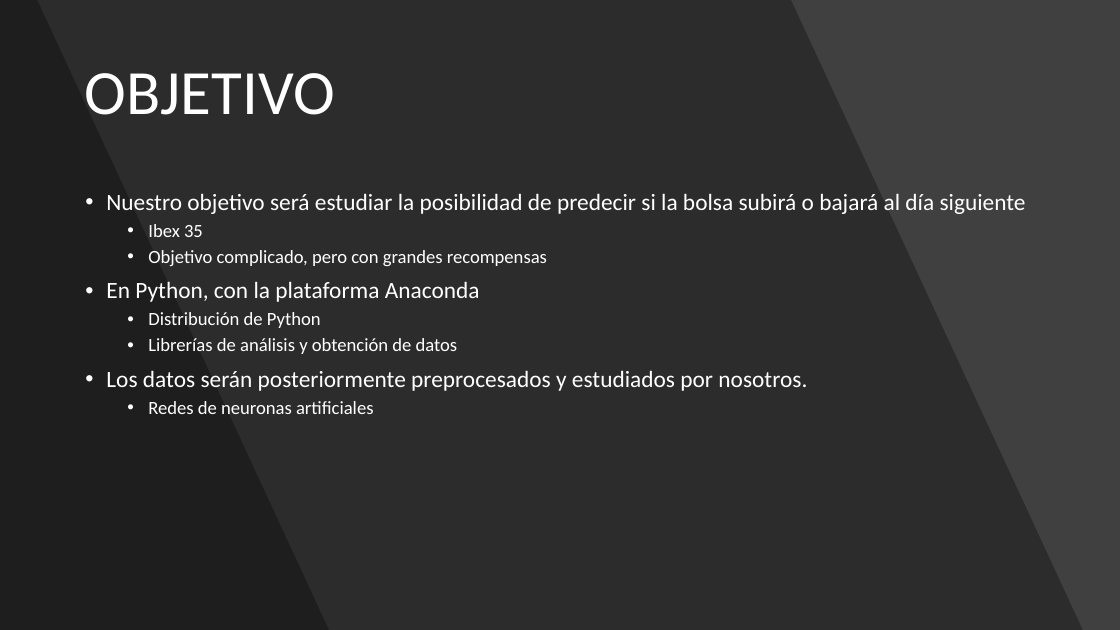
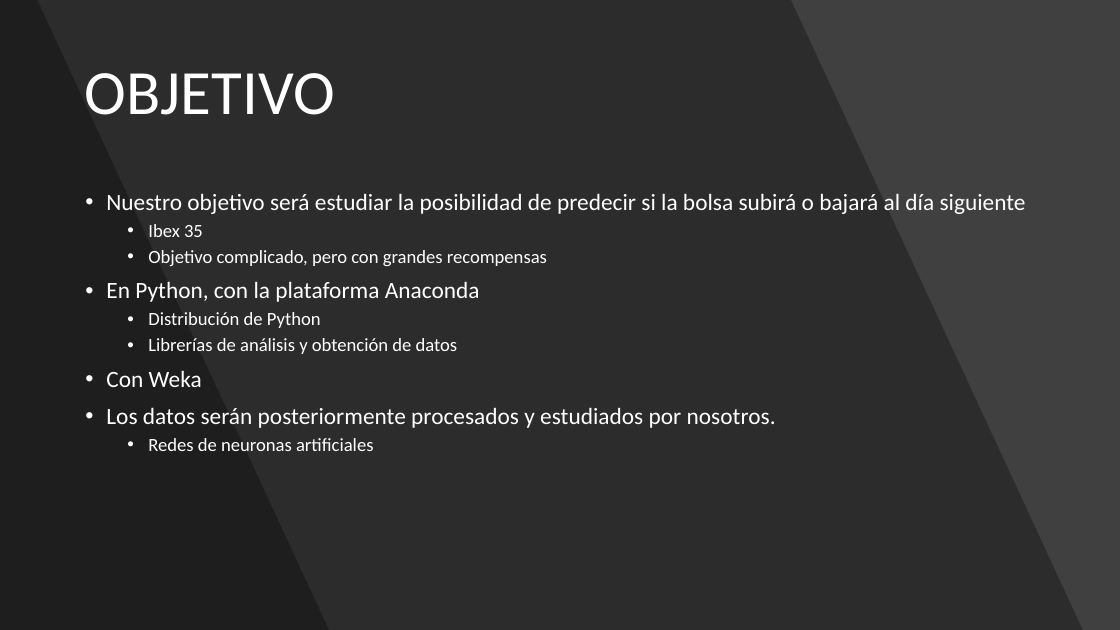
Before and after one commit to adrigrillo/IBEXPredictor, a slide deck: slide 3 of docs/PresentacionFinal.pptx (slide 2 before the commit). Drawn at 1120x630 pixels with LibreOffice and Linux fonts; fonts in the diff are those of the drawing. Boxes give left, top, right and bottom in pixels: in the first picture for what was removed or moved away, otherwise in the second. Text is boxed around its words. In the diff, an @@ line names an element or a change of style, - is before the commit and + after.

```diff
--- a/docs/PresentacionFinal.pptx
+++ b/docs/PresentacionFinal.pptx
@@ text at (x1=106, y1=370, x2=776, y2=428): text changed @@
-• Los datos serán posteriormente preprocesados y estudiados por nosotros.
+• Con Weka
+• Los datos serán posteriormente procesados y estudiados por nosotros.
```
Also in this commit, not shown: 4 other slides changed, 2 slides added.
